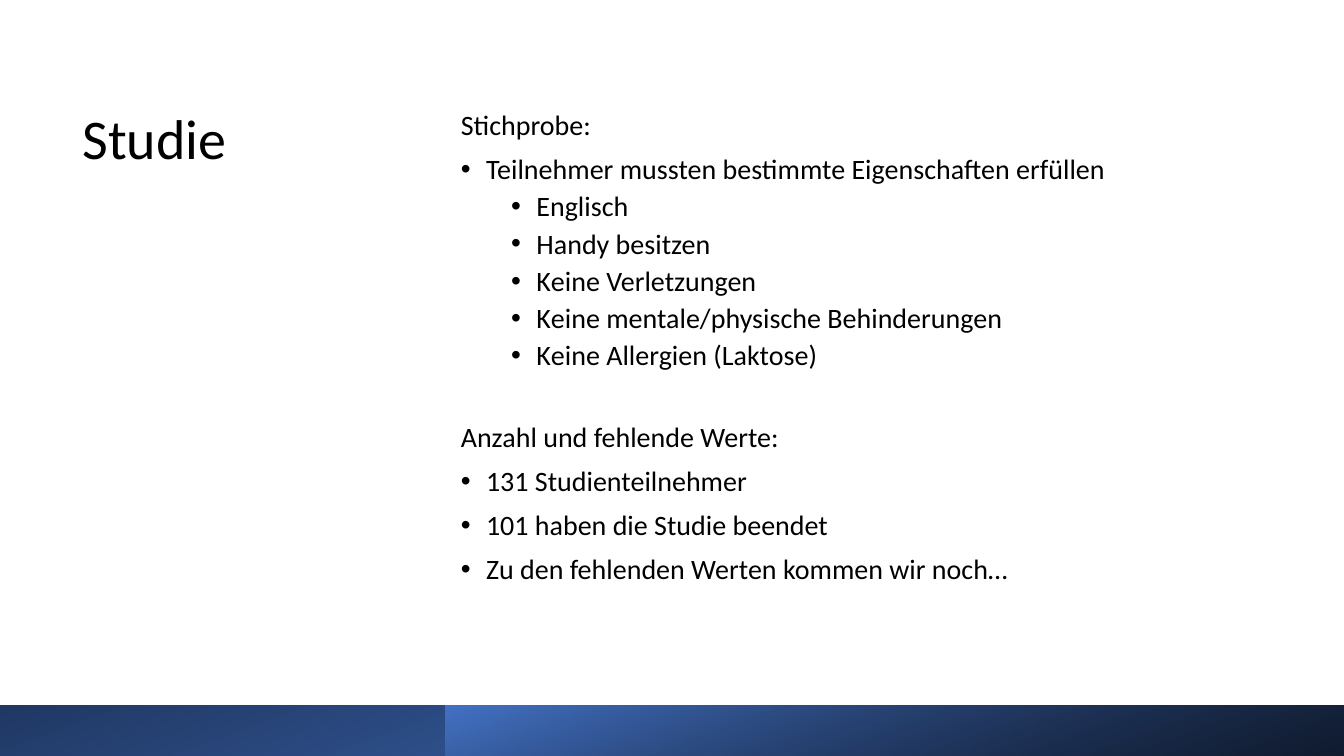
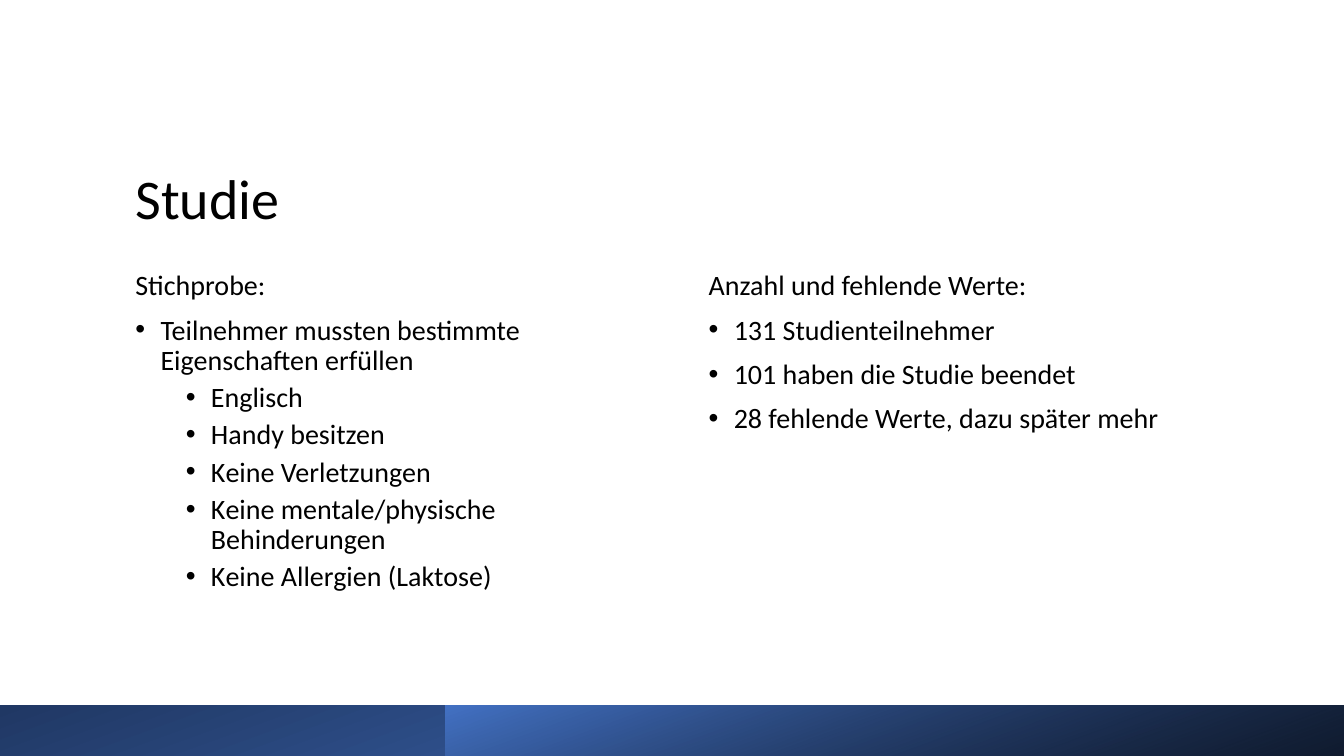
Before and after one commit to buehlpa/ChocolateMilkStudy, a slide deck: slide 8 of pp.pptx. Drawn at 1344x756 pixels with LibreOffice and Linux fonts; fonts in the diff are those of the drawing. Boxes give left, top, right and bottom in pixels: in the first picture for what was removed or moved away, otherwise in the second. Text is boxed around its words. In the diff, an @@ line names an element or a change of style, - is before the commit and + after.

```diff
--- a/pp.pptx
+++ b/pp.pptx
@@ text "Studie": place and size @@
-text "Studie" at (83,120,227,160)
+text "Studie" at (135,180,279,220)
@@ text "Studie" at (135,180,279,220): vertical alignment top to bottom @@
@@ text removed at (461,115,1105,580) @@
-Stichprobe:
-• Teilnehmer mussten bestimmte Eigenschaften erfüllen
-  • Englisch
-  • Handy besitzen
-  • Keine Verletzungen
-  • Keine mentale/physische Behinderungen
-  • Keine Allergien (Laktose)
-Anzahl und fehlende Werte:
-• 131 Studienteilnehmer
-• 101 haben die Studie beendet
-• Zu den fehlenden Werten kommen wir noch…
@@ text added at (135,275,520,591), 20 pt, text #000000 @@
+Stichprobe:
+• Teilnehmer mussten bestimmte Eigenschaften erfüllen
+  • Englisch
+  • Handy besitzen
+  • Keine Verletzungen
+  • Keine mentale/physische Behinderungen
+  • Keine Allergien (Laktose)
@@ text added at (709,275,1158,433), 20 pt, text #000000 @@
+Anzahl und fehlende Werte:
+• 131 Studienteilnehmer
+• 101 haben die Studie beendet
+• 28 fehlende Werte, dazu später mehr
```
Also in this commit, not shown: 8 other slides changed.
